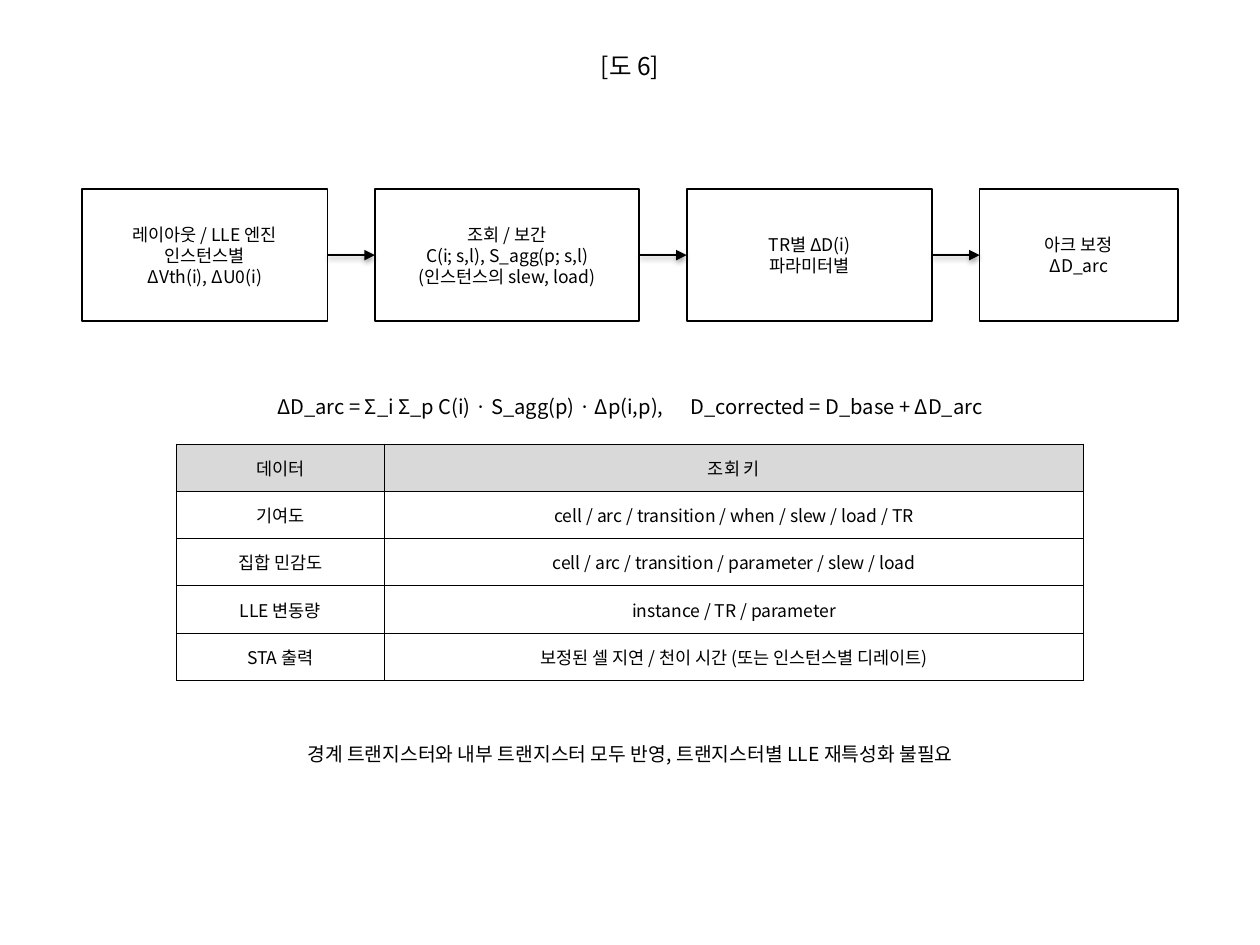
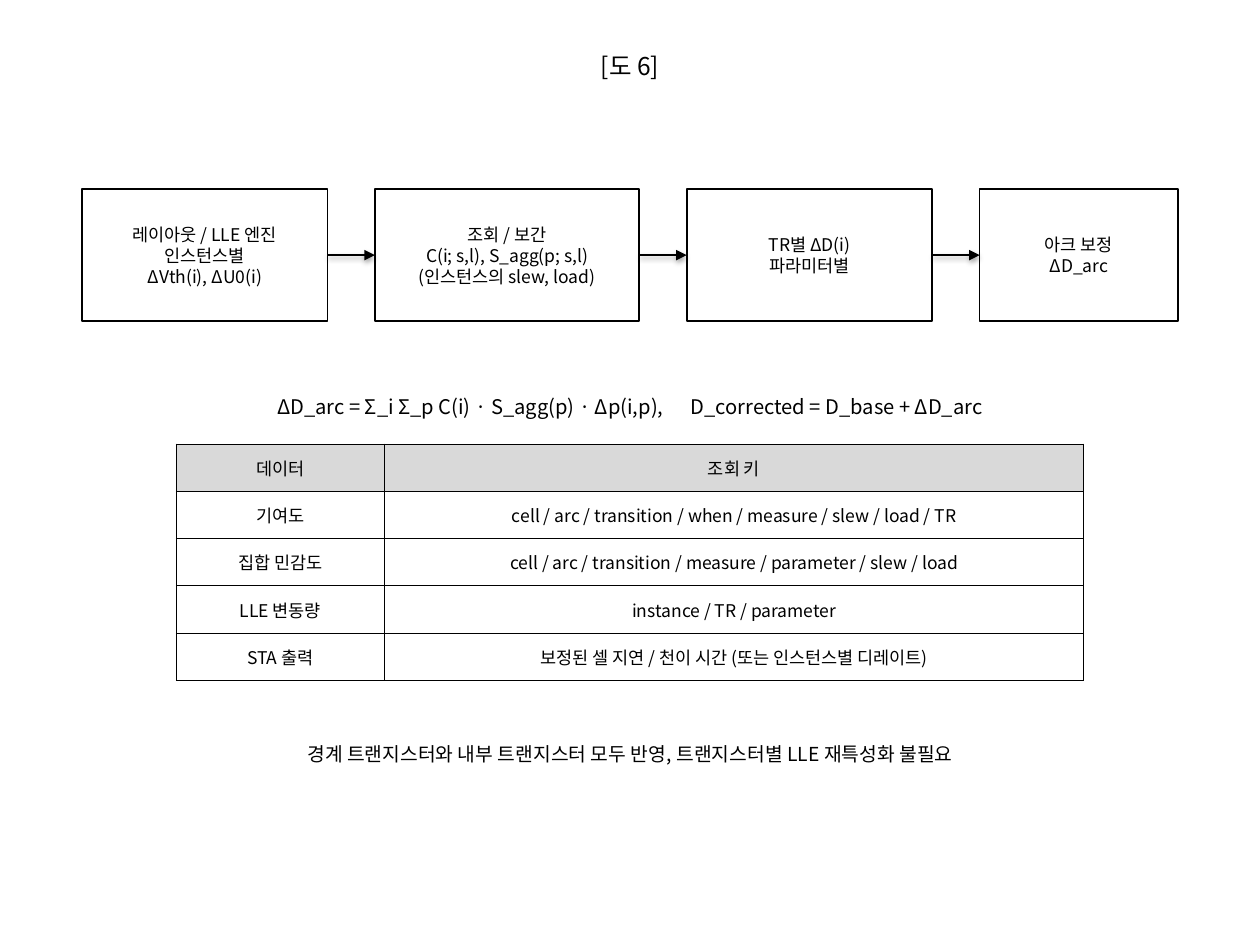
Before and after one commit to Yoobeom/Yoobeom, a slide deck: slide 6 of lvf_global_var/doc/patent/patent_figures.pptx. Drawn at 1260x945 pixels with LibreOffice and Linux fonts; fonts in the diff are those of the drawing. Boxes give left, top, right and bottom in pixels: in the first picture for what was removed or moved away, otherwise in the second. Text is boxed around its words. In the diff, an @@ line names an element or a change of style, - is before the commit and + after.

```diff
--- a/lvf_global_var/doc/patent/patent_figures.pptx
+++ b/lvf_global_var/doc/patent/patent_figures.pptx
@@ table at box(176, 444, 1084, 680) @@
-row 2, column 2: cell / arc / transition / when / slew / load / TR
+row 2, column 2: cell / arc / transition / when / measure / slew / load / TR
-row 3, column 2: cell / arc / transition / parameter / slew / load
+row 3, column 2: cell / arc / transition / measure / parameter / slew / load
```
Also in this commit, not shown: 2 other slides changed, 12 other files.
